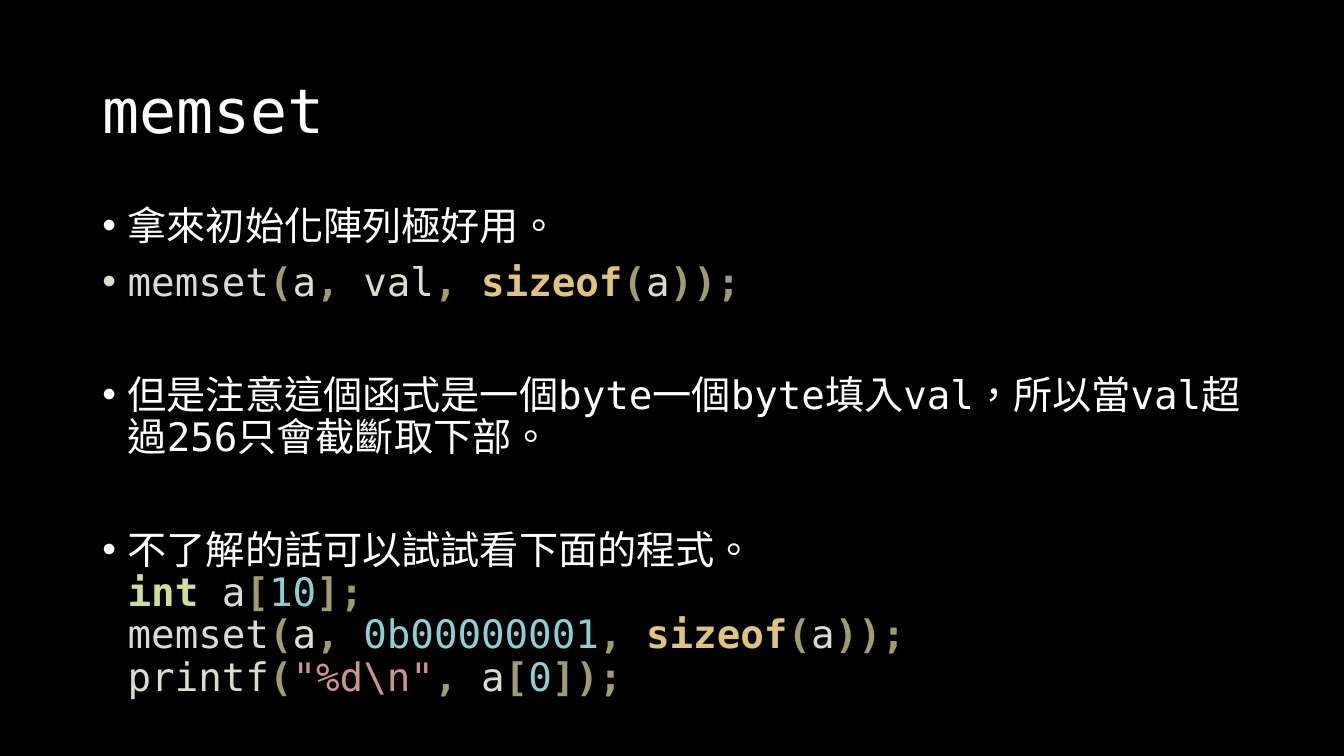
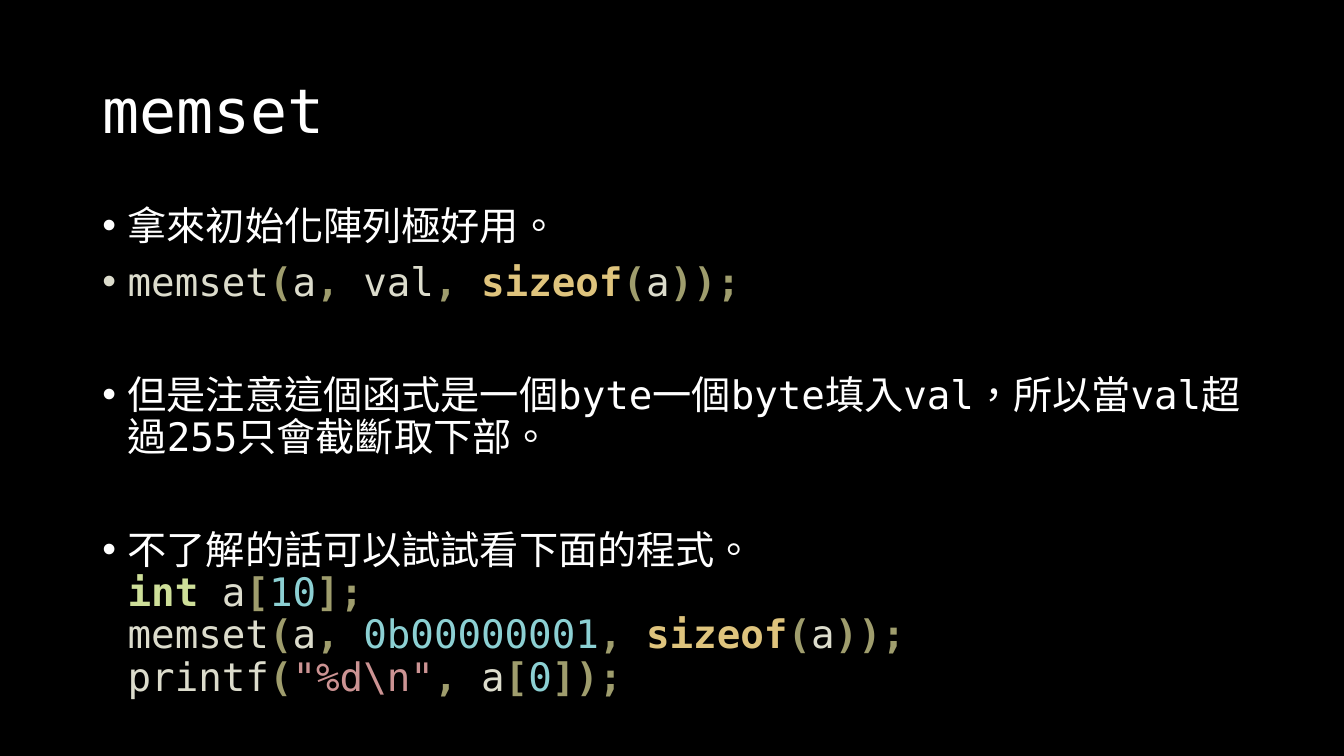
Before and after one commit to OEmiliatanO/those_c_prog_didnt_teach, a slide deck: slide 59 of Ch1/Ch1-basic.pptx (slide 58 before the commit). Drawn at 1344x756 pixels with LibreOffice and Linux fonts; fonts in the diff are those of the drawing. Boxes give left, top, right and bottom in pixels: in the first picture for what was removed or moved away, otherwise in the second. Text is boxed around its words. In the diff, an @@ line names an element or a change of style, - is before the commit and + after.

```diff
--- a/Ch1/Ch1-basic.pptx
+++ b/Ch1/Ch1-basic.pptx
@@ text at [128,375,1241,454]: text changed @@
-• 但是注意這個函式是一個byte一個byte填入val，所以當val超過256只會截斷取下部。
+• 但是注意這個函式是一個byte一個byte填入val，所以當val超過255只會截斷取下部。
```
Also in this commit, not shown: 38 other slides changed, 7 slides added, 5 other files.
